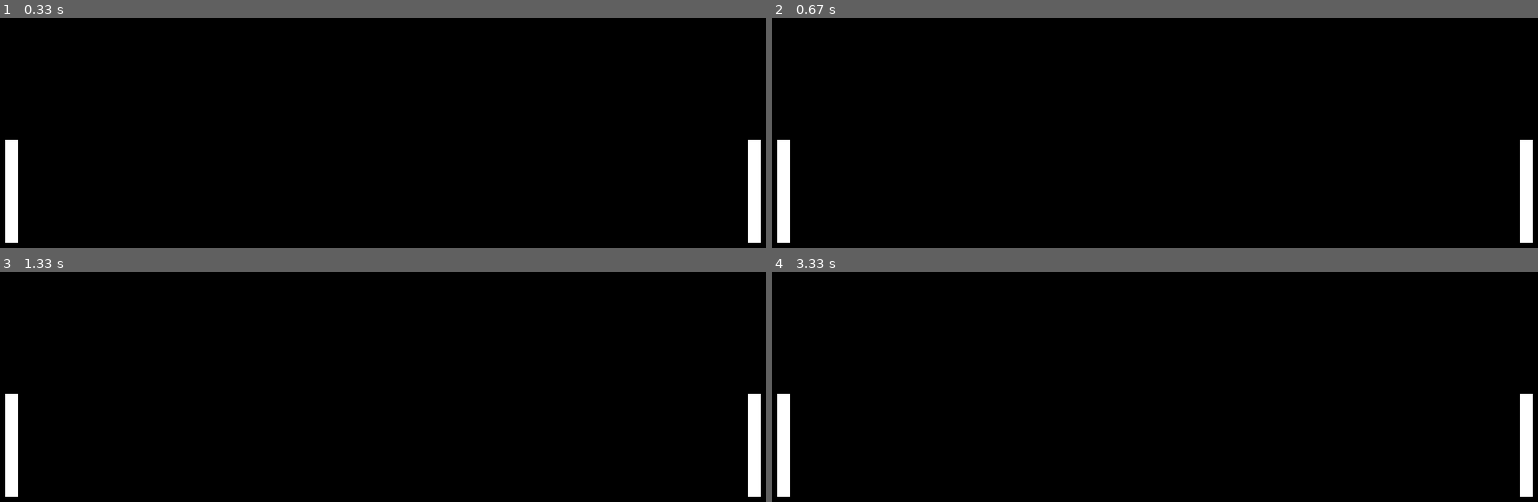
Above: before the commit, frames 1-4 (two rows, left to right).
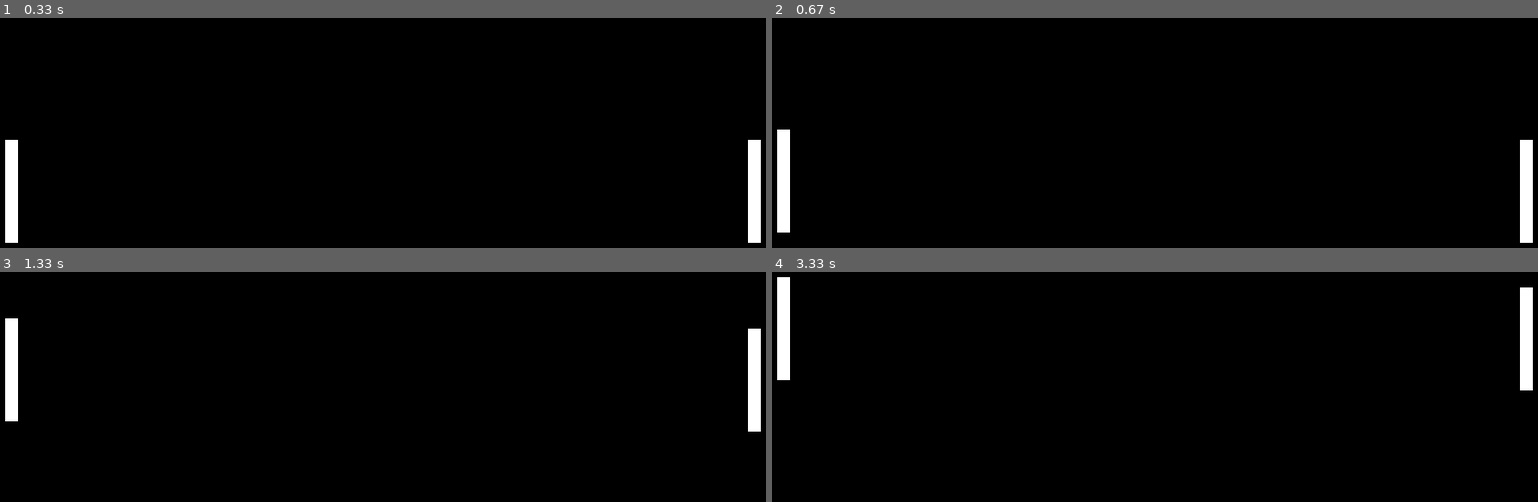
Above: after the commit, the same moments.

Repository: Vaporware-road/PongGame
Game: pygame game, started from TestingPygame.py
Same seed, same stepped clock (60 frames per second), same inputs: the game is played once before the commit and once after it.
Inputs:
- Up to frame 1 (0.33 s): no input
- Up to frame 2 (0.67 s): tap W at 0.33 s
- Up to frame 3 (1.33 s): hold Up 0.67-1.13 s; hold W 0.67-1.13 s; hold Down from 1.17 s (still down); hold S from 1.17 s (still down)
- Up to frame 4 (3.33 s): release Down at 1.47 s; release S at 1.47 s; hold Up 1.5-1.87 s; hold W 1.5-1.87 s; hold Down 1.9-2.27 s; hold S 1.9-2.27 s; hold Up 2.3-2.6 s; hold W 2.3-2.6 s; hold Down 2.63-2.93 s; hold S 2.63-2.93 s; hold Up from 2.97 s (still down); hold W from 2.97 s (still down)

Frame 1 is identical in both runs. In frame 2, 0.2% of the frame differs, in the area x 0-3%, y 48-98%; in frame 3, 2.1%; in frame 4, 3.0%, in the area x 0-100%, y 2-98%.

Commit message:
Moving paddle update

Diff:
--- a/TestingPygame.py
+++ b/TestingPygame.py
@@ -43,9 +43,9 @@
 
     def move(self, up=True):
         if up:
+            self.y -= self.VEL
+        else:
             self.y += self.VEL
-        else:
-            self.y -= self.VEL
 
 
 def handle_paddle_movement(keys, left_paddle, right_paddle):
@@ -72,13 +72,13 @@
 
         draw(WN, [left_paddle, right_paddle])
 
+        keys = pygame.key.get_pressed()
+        handle_paddle_movement(keys, left_paddle, right_paddle)
+
         for event in pygame.event.get():
             if event.type == pygame.QUIT:
                 run_game = False
                 break
-
-    keys = pygame.key.get_pressed()
-    handle_paddle_movement(keys, left_paddle, right_paddle)
 
     pygame.quit()
 
